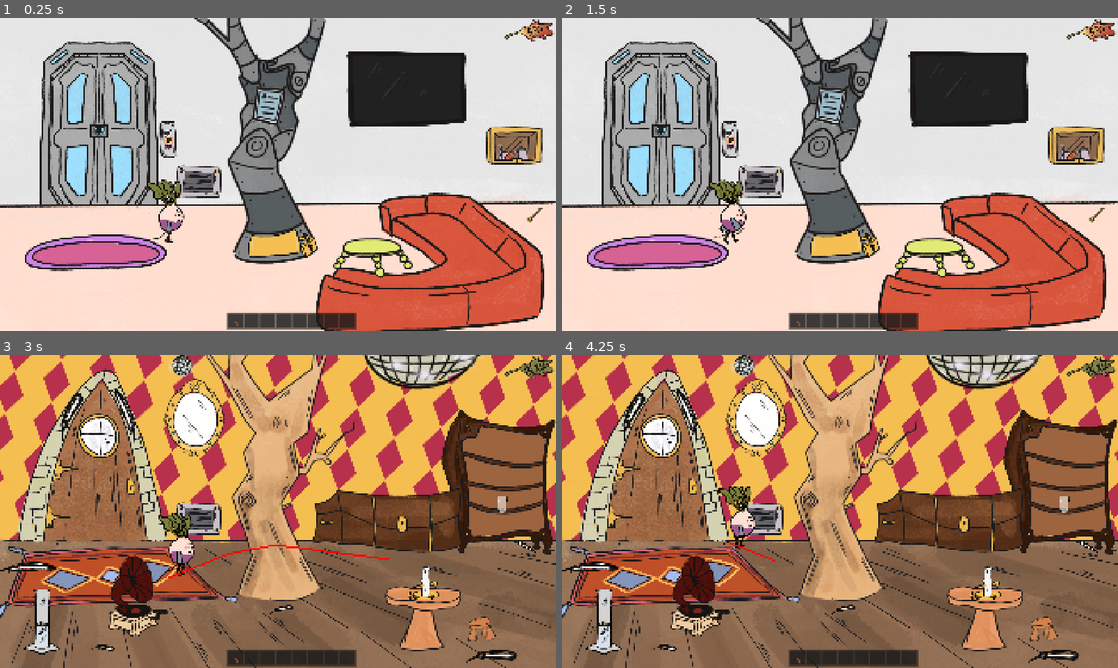
Above: before the commit, frames 1-4 (two rows, left to right).
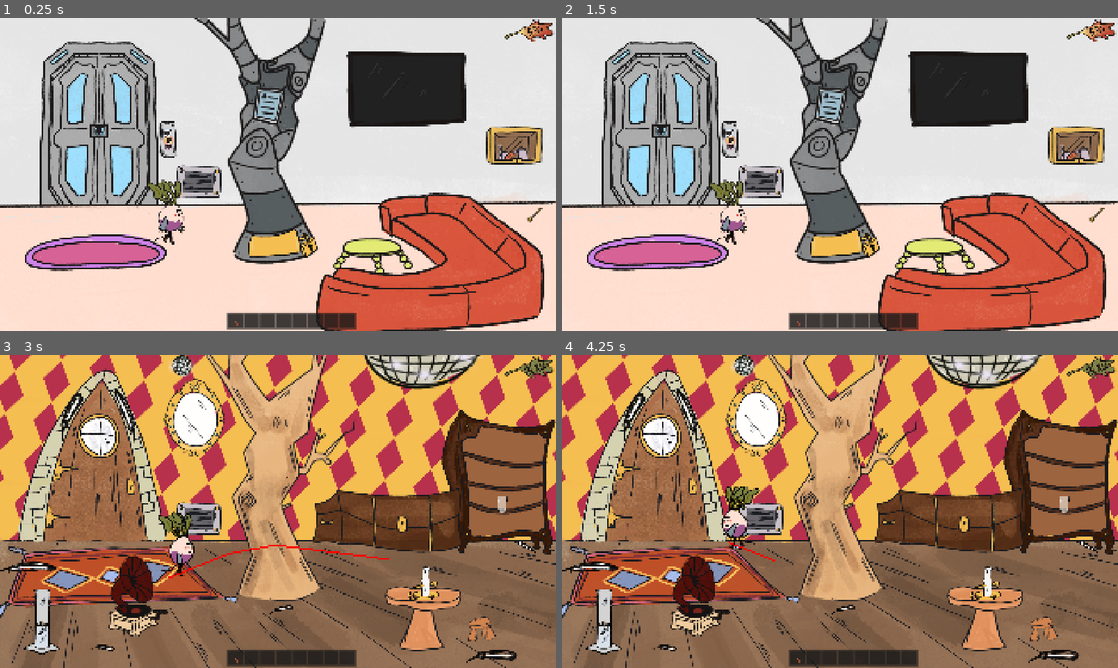
Above: after the commit, the same moments.

Repository: s0lst1ce/microjam60
Game: Godot game, scene res://main.tscn
Same seed, same stepped clock (60 frames per second), same inputs: the game is played once before the commit and once after it.
Inputs (mouse positions are in pixels of both pictures, inside the frame that each line leads up to):
- Up to frame 1 (0.25 s): no input
- Up to frame 2 (1.5 s): click (1090, 30) at 0.5 s; click (1090, 30) at 1.25 s
- Up to frame 3 (3 s): click (528, 367) at 2 s; move the mouse to (400, 495) at 2.77 s; press the mouse at (400, 495) at 2.78 s
- Up to frame 4 (4.25 s): move the mouse to (728, 527) at 3.52 s; release the mouse at (728, 527) at 3.53 s; click (728, 527) at 3.6 s

The runs differ from the first frame. In frame 1, 0.4% of the frame differs, in the area x 26-70%, y 51-83%; in frame 2, 0.5%; in frame 3, 0.2%; in frame 4, 0.7%, in the area x 28-36%, y 42-63%.

Commit message:
feat: better animations & bugfixes

Diff:
--- a/glass_water.tres
+++ b/glass_water.tres
@@ -5,6 +5,6 @@
 
 [resource]
 script = ExtResource("1_gkf4u")
-name = "glass+water"
+name = "glass_water"
 icon = ExtResource("1_d3j5e")
 metadata/_custom_type_script = "uid://i5ms0ackvnbo"
--- a/lever.gd
+++ b/lever.gd
@@ -3,6 +3,6 @@
 @onready var on_texture = preload("res://assets/furniture/squirrel/lever_off.png")
 
 func _on_click() -> void:
-	if texture != on_texture and !Enigmas.bedroom_flushed:
+	if texture != on_texture and Enigmas.bedroom_flushed:
 		texture = on_texture
 		Enigmas.tv_on = true
--- a/magpie_lounge_future.tscn
+++ b/magpie_lounge_future.tscn
@@ -77,6 +77,7 @@
 script = ExtResource("4_amelh")
 
 [node name="Table" type="Sprite2D" parent="." unique_id=1189978962]
+z_index = -1
 y_sort_enabled = true
 position = Vector2(1286, 891)
 scale = Vector2(1.485431, 1.485431)
--- a/magpie_lounge_retro.tscn
+++ b/magpie_lounge_retro.tscn
@@ -215,7 +215,6 @@
 position = Vector2(673, 696)
 
 [node name="Feather2" type="Sprite2D" parent="." unique_id=1940080450]
-z_index = 1
 position = Vector2(1812, 662)
 rotation = 1.678433
 scale = Vector2(0.44227856, 0.44227856)
--- a/player.gd
+++ b/player.gd
@@ -6,7 +6,9 @@
 var target_furniture
 
 @onready var navigation_agent: NavigationAgent2D = $NavigationAgent2D
-@onready var player = $AnimationPlayer
+@onready var animation = $AnimationPlayer
+@onready var sprite = $Sprite2D
+
 
 func _ready():
 	# These values need to be adjusted for the actor's speed
@@ -17,7 +19,7 @@
 	movement_target_position = position
 	# Make sure to not await during _ready.
 	actor_setup.call_deferred()
-	player.play("walk")
+	animation.play("walk")
 
 	ItemExchange.can_give.connect(_on_can_give)
 
@@ -29,6 +31,7 @@
 	set_movement_target(movement_target_position)
 
 func set_movement_target(movement_target: Vector2):
+	animation.play("walk")
 	movement_target_position = movement_target
 	navigation_agent.target_position = movement_target
 
@@ -63,14 +66,17 @@
 	if furniture_target_position != movement_target_position:
 		print("actually didn't go for ", target_furniture)
 		target_furniture = null
-		return
-
 	elif target_furniture != null and len(target_furniture.gives) > 0:
 		print("taking item")
 		for i in range(len(target_furniture.gives)):
 			ItemExchange.add_item.emit(target_furniture.gives.pop_front())
+	animation.play("idle")
 
 
 func _on_navigation_agent_2d_velocity_computed(safe_velocity: Vector2) -> void:
+	if safe_velocity.x < 0:
+		sprite.flip_h = true
+	elif safe_velocity.x > 0:
+		sprite.flip_h = false
 	velocity = safe_velocity * movement_speed
 	move_and_slide()
--- a/player.tscn
+++ b/player.tscn
@@ -16,11 +16,14 @@
 tracks/0/interp = 1
 tracks/0/loop_wrap = true
 tracks/0/keys = {
-"times": PackedFloat32Array(0),
-"transitions": PackedFloat32Array(1),
+"times": PackedFloat32Array(),
+"transitions": PackedFloat32Array(),
 "update": 1,
-"values": [0]
+"values": []
 }
+
+[sub_resource type="Animation" id="Animation_onrkg"]
+resource_name = "idle"
 
 [sub_resource type="Animation" id="Animation_hqtel"]
 resource_name = "walk"
@@ -43,6 +46,7 @@
 [sub_resource type="AnimationLibrary" id="AnimationLibrary_sweqy"]
 _data = {
 &"RESET": SubResource("Animation_i3pqv"),
+&"idle": SubResource("Animation_onrkg"),
 &"walk": SubResource("Animation_hqtel")
 }
 
--- a/squirrel_bedroom_future.tscn
+++ b/squirrel_bedroom_future.tscn
@@ -18,6 +18,7 @@
 [ext_resource type="Texture2D" uid="uid://bacu4n548akdg" path="res://assets/furniture/shirt_button_orange.png" id="16_fm0vc"]
 [ext_resource type="Script" uid="uid://6copxbsauhu3" path="res://plant_future.gd" id="17_wdasx"]
 [ext_resource type="Script" uid="uid://d08mwmmp77dgk" path="res://plant_button.gd" id="19_fm0vc"]
+[ext_resource type="Texture2D" uid="uid://c7le32xhlgk5r" path="res://assets/furniture/faucet.png" id="19_rrkqb"]
 
 [sub_resource type="NavigationPolygon" id="NavigationPolygon_n8k7j"]
 vertices = PackedVector2Array(1858.3516, 1083.75, 1416.5469, 1067.0313, 1427.5391, 873.2031, 1639.25, 830.90625)
@@ -138,6 +139,10 @@
 flip_h = true
 script = ExtResource("17_wdasx")
 
+[node name="Faucet" type="Sprite2D" parent="Furnitures" unique_id=53993912]
+position = Vector2(216, 892)
+texture = ExtResource("19_rrkqb")
+
 [node name="Spawn" type="Marker2D" parent="." unique_id=864111957]
 position = Vector2(1662, 887)
 
Not shown: 1 places in squirrel_bedroom_future.tscn that only renumber resources
